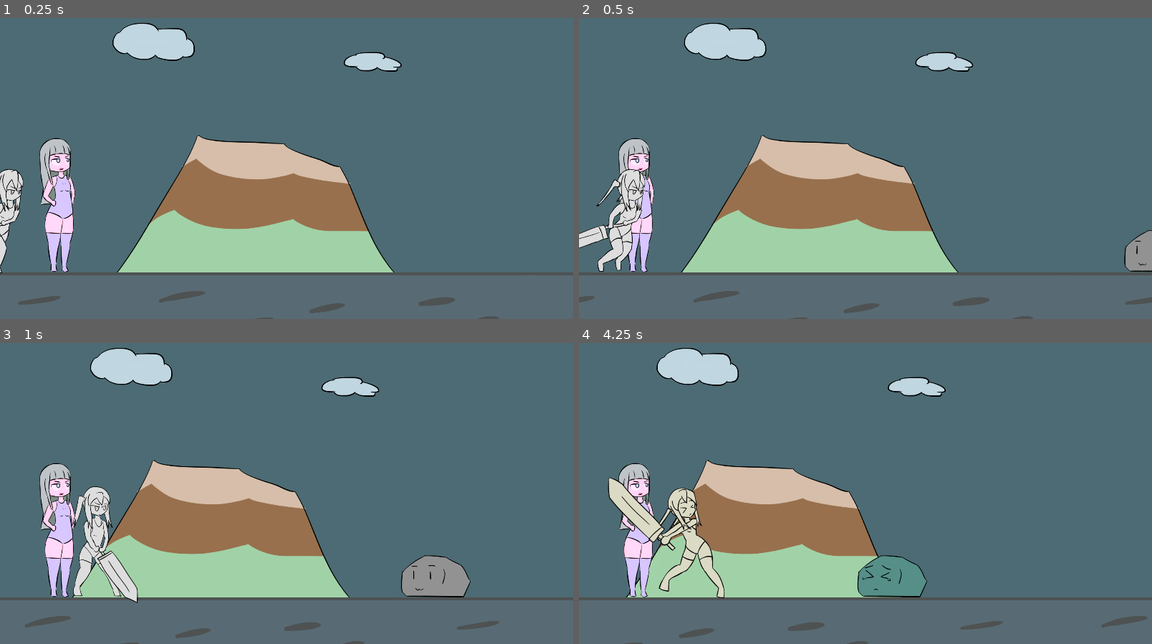
Above: before the commit, frames 1-4 (two rows, left to right).
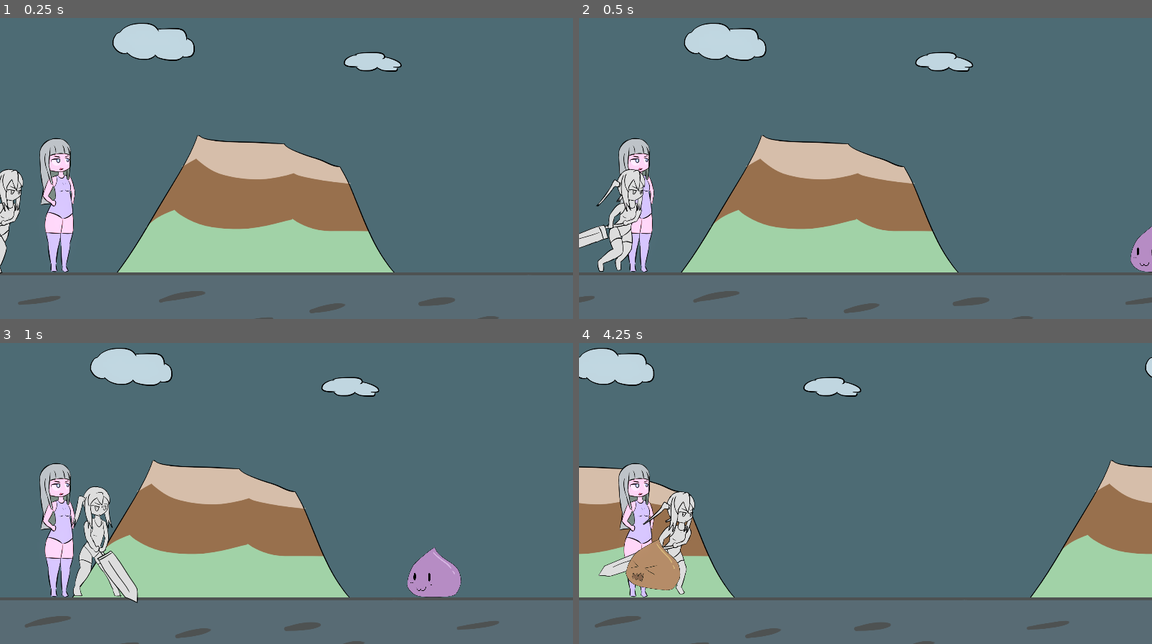
Above: after the commit, the same moments.

Repository: BeatMil/Animurun
Game: Godot game, scene res://Scenes/Forest.tscn
Two runs of this game, one before a commit and one after it. Both use one fixed random seed, a clock stepped at 60 frames per second and the inputs below.
Inputs (mouse positions are in pixels of both pictures, inside the frame that each line leads up to):
- Up to frame 1 (0.25 s): no input
- Up to frame 2 (0.5 s): no input
- Up to frame 3 (1 s): tap Enter (ui_accept) at 0.5, 0.77 s; hold U (block) from 0.53 s (still down)
- Up to frame 4 (4.25 s): release U (block) at 1.28 s; tap U (block) at 1.35, 3.6 s; tap Enter (ui_accept) at 1.52, 3.77 s; hold U (block) 2.03-2.75 s; click (865, 454) at 2.75 s, where only the run before the commit has a clickable "Restart"

Frame 1 is identical in both runs. In frame 2, 0.6% of the frame differs, in the area x 95-100%, y 69-85%; in frame 3, 1.4%; in frame 4, 31%, in the area x 0-100%, y 1-100%.

Commit message:
Optimize cycling through enemy_order
Jero showed me how to used chatGPT

Diff:
--- a/scripts/Forest.gd
+++ b/scripts/Forest.gd
@@ -7,7 +7,7 @@
 
 
 # Configs
-var enemy_spawn_order: Array = [spawn_rocky, spawn_speed_slime]
+var enemy_spawn_order: Array = [spawn_slime, spawn_speed_slime, spawn_rocky]
 var order_index: int = 0
 
 
@@ -21,9 +21,10 @@
 
 func spawner() -> void:
 	enemy_spawn_order[order_index].call()
-	order_index += 1
-	if order_index >= enemy_order_size:
-		order_index = 0
+
+	## very complicated way of doing by Jero (chatGPT)
+	## Reset spawn order cycle
+	order_index = (order_index + 1) % enemy_order_size
 
 
 func spawn_slime() -> void:
